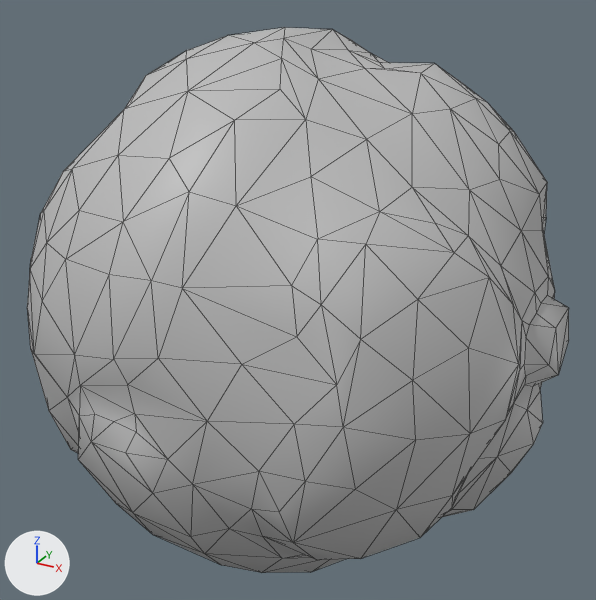
The FBX model BrainJam2020/Assets/Meshes/Planet_A_003.fbx: old version first, new version second.
One viewpoint serves both versions: a camera (50 mm lens) standing at (4.04, -7.38, 3.7) and looking at (-0.02, 0.0, 0.01). Arrows for +X, +Y and +Z are at lower left; the lights stay in place. Mesh edges are drawn as thin lines. Where no turn or scale is listed for an object, it has been applied to the vertices.

Names of what the first picture shows: 'cloud:cloud:Planet_A_003'.
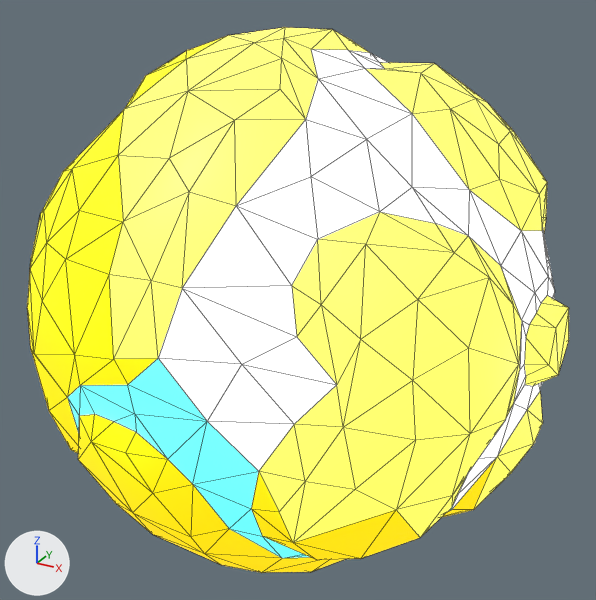
Changed parts and their boxes (x1, y1, x2, y2) in the pictures (596 x 600 px):
'cloud:cloud:Planet_A_003', recoloured: (27, 27, 569, 573) in both

Diff of the bpy script that builds the scene:
```diff
--- a/BrainJam2020/Assets/Meshes/Planet_A_003.fbx.py
+++ b/BrainJam2020/Assets/Meshes/Planet_A_003.fbx.py
@@ img_colorchart_png @@
+img_colorchart_png = load_image('colorchart.png', '../Textures/colorchart.png', 512, 512, 'sRGB')
@@ mat_lambert1 @@
+mat_lambert1 = bpy.data.materials.new('lambert1')
+# uses the picture img_colorchart_png
@@ me_mesh @@
 me_mesh.from_pydata(...)  # 386 vertices, 750 faces; spans x -2.89..2.89, y -2.87..2.87, z -2.88..2.88
-me_mesh.materials.append(mat_cloud_lambert1)  # grey #bcbcbc
+me_mesh.materials.append(mat_lambert1)
```
